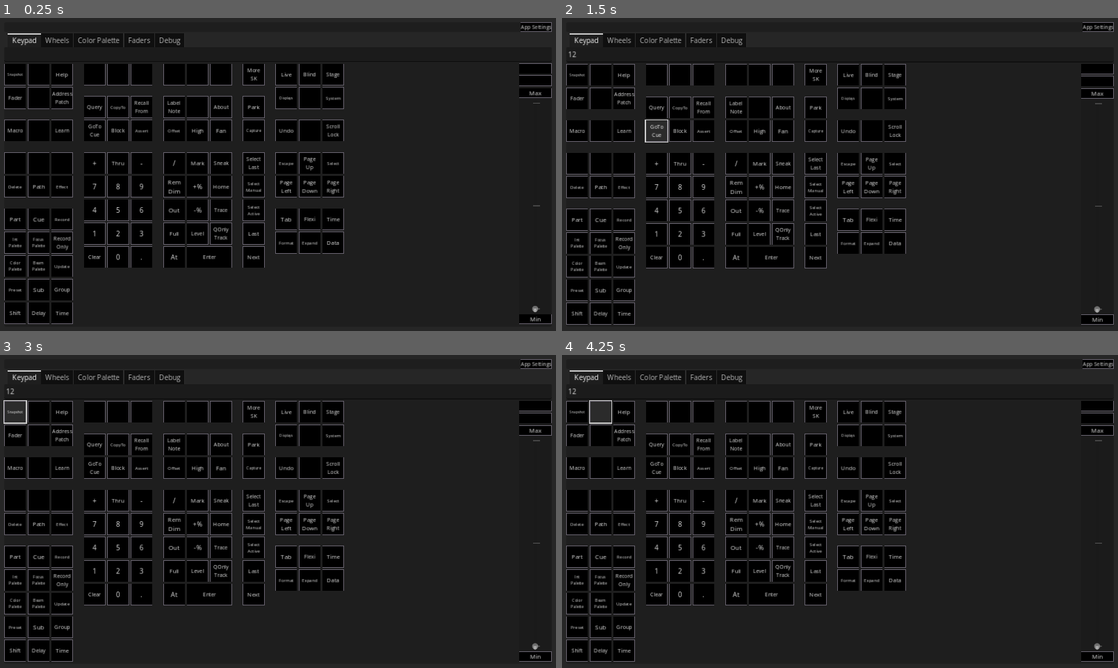
Above: before the commit, frames 1-4 (two rows, left to right).
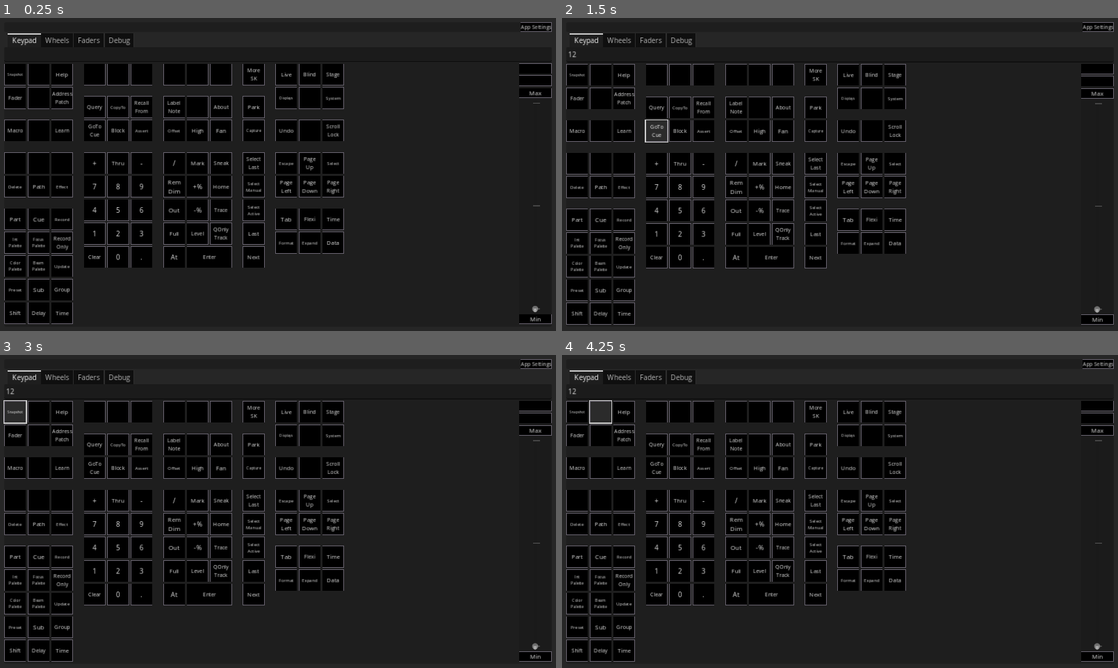
Above: after the commit, the same moments.

Repository: CoffeeCoder1/etc-eos-remote
Game: Godot game, scene res://scenes/main/main.tscn
The game is run twice, just before and just after one commit, with the same random seed, the same clock (stepped at 60 frames per second) and the same inputs.
Inputs (mouse positions are in pixels of both pictures, inside the frame that each line leads up to):
- Up to frame 1 (0.25 s): no input
- Up to frame 2 (1.5 s): click (840, 55) at 0.52 s; type "12" at 0.6 s; click "GoTo Cue" at 1.25 s
- Up to frame 3 (3 s): click "GoTo Cue" at 2 s; click "Snapshot" at 2.75 s
- Up to frame 4 (4.25 s): click (600, 411) at 3.52 s

The runs differ from the first frame. In frame 1, 0.2% of the frame differs, in the area x 14-33%, y 4-10%; in frame 2, 0.2%; in frame 3, 0.2%; in frame 4, 0.2%.

Commit message:
Remove the color palette tab It doesn't really work yet, and it crashes the app sometimes, so this removes it to maintain stability.

Diff:
--- a/scenes/main/main.tscn
+++ b/scenes/main/main.tscn
@@ -7,7 +7,6 @@
 [ext_resource type="PackedScene" uid="uid://5rbtyjxu8hl4" path="res://scenes/panels/wheels/wheels.tscn" id="4_jlbm2"]
 [ext_resource type="PackedScene" uid="uid://lowydp6qwkqd" path="res://scenes/panels/keypad/keypad.tscn" id="5_j6y4i"]
 [ext_resource type="PackedScene" uid="uid://cv557earf34nf" path="res://scenes/panels/faders/faders.tscn" id="7_ecdne"]
-[ext_resource type="PackedScene" uid="uid://bmo1memxoldc5" path="res://scenes/panels/color_palette/color_palette.tscn" id="7_lqers"]
 [ext_resource type="PackedScene" uid="uid://bqlyeywbdcjhn" path="res://scenes/panels/debug/debug.tscn" id="8_5bu4l"]
 
 [sub_resource type="StyleBoxFlat" id="StyleBoxFlat_5n5nr"]
@@ -159,19 +158,15 @@
 layout_mode = 2
 metadata/_tab_index = 1
 
-[node name="Color Palette" parent="PanelContainer/MarginContainer/VBoxContainer/TabContainer" instance=ExtResource("7_lqers")]
+[node name="Faders" parent="PanelContainer/MarginContainer/VBoxContainer/TabContainer" instance=ExtResource("7_ecdne")]
 visible = false
 layout_mode = 2
 metadata/_tab_index = 2
 
-[node name="Faders" parent="PanelContainer/MarginContainer/VBoxContainer/TabContainer" instance=ExtResource("7_ecdne")]
-visible = false
-layout_mode = 2
-
 [node name="Debug" parent="PanelContainer/MarginContainer/VBoxContainer/TabContainer" instance=ExtResource("8_5bu4l")]
 visible = false
 layout_mode = 2
-metadata/_tab_index = 4
+metadata/_tab_index = 3
 
 [node name="SettingsContainer" parent="PanelContainer/MarginContainer" instance=ExtResource("2_w362o")]
 unique_name_in_owner = true
Not shown: 1 places in scenes/main/main.tscn that only renumber resources
